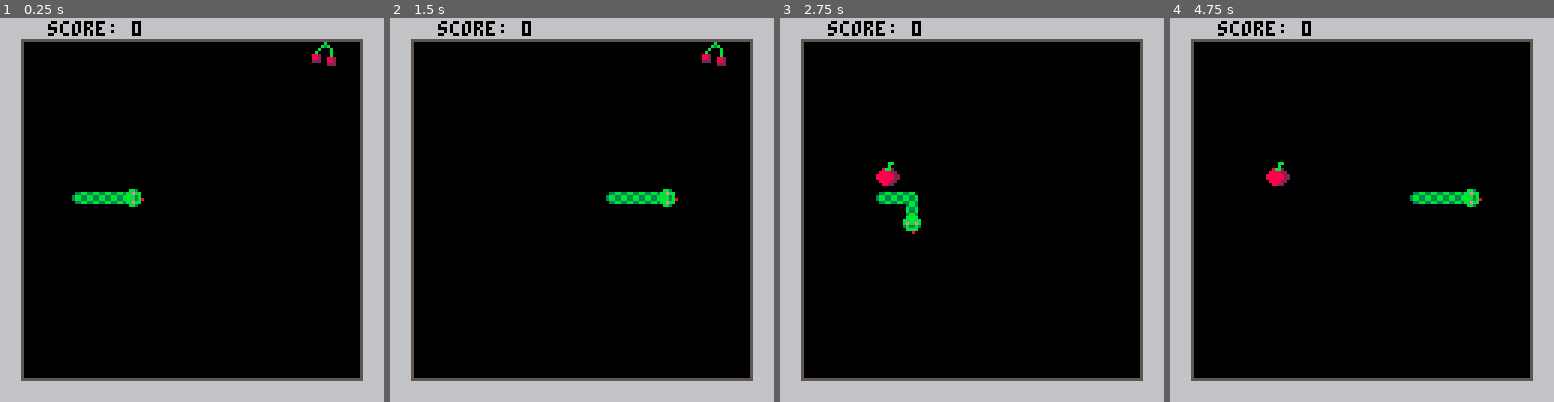
Above: before the commit, frames 1-4 (left to right).
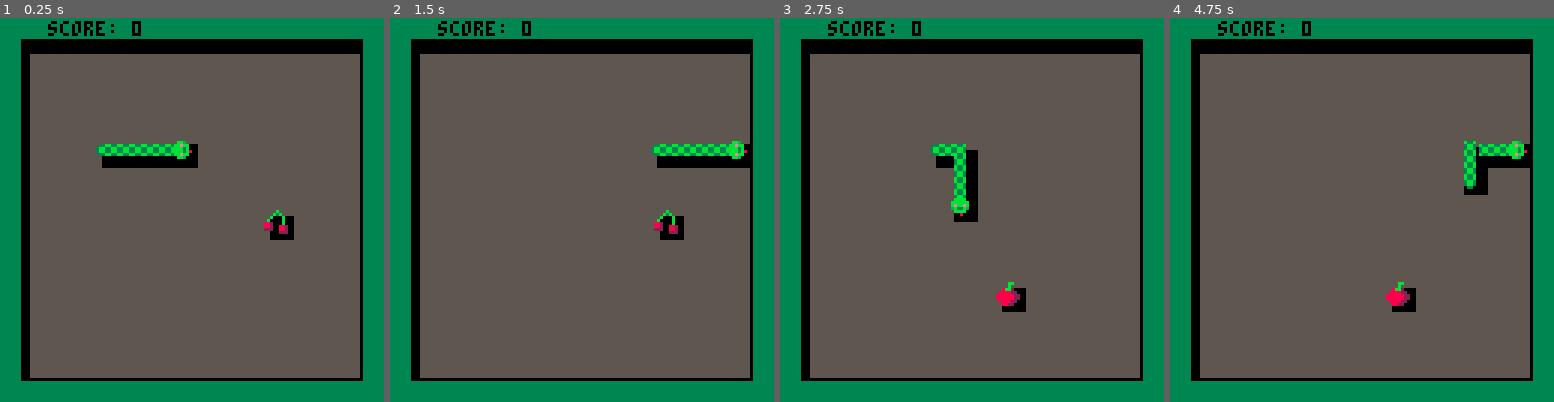
Above: after the commit, the same moments.

Repository: JoaoVicthor/haunted_snake-PICO-8
Game: PICO-8 cartridge haunted_snake.p8
The game is run twice, just before and just after one commit, with the same random seed, the same clock (stepped at 60 frames per second) and the same inputs.
Inputs:
- Up to frame 1 (0.25 s): no input
- Up to frame 2 (1.5 s): no input
- Up to frame 3 (2.75 s): hold Left 1.97-2.37 s; hold Down from 2.42 s (still down)
- Up to frame 4 (4.75 s): release Down at 2.82 s; hold Right 2.87-3.53 s; hold Up 3.58-4.08 s; hold Right 4.13-4.53 s; hold Down from 4.58 s (still down)

The runs differ from the first frame. In frame 1, 95% of the frame differs, in the area x 0-100%, y 0-100%; in frame 2, 95%; in frame 3, 95%; in frame 4, 95%.

Commit message:
Mostly rewritten from scratch. Finishes first level. Updates preview.

Diff:
--- a/haunted_snake.p8
+++ b/haunted_snake.p8
@@ -1,276 +1,405 @@
 pico-8 cartridge // http://www.pico-8.com
 version 41
 __lua__
---main loop
 function _init()
-  nodes = {}
-  c = {
-    score=0,
-    dir=➡️,
-    idir=➡️,
-    s=3,
-    x=4,
-    y=7,
-    fx=false,
-    fy=false,
-    state="walking",
-    frame=0,
-    fruit={x=0, y=0},
-    fps = 0
+    poke(0x5f2e,1)
+    pal(12, 139, 1)
+	  palt(0,false) -- black as opaque
+    palt(5,true) -- off-white as alpha
+    c = {
+      dir = ➡️,
+      idir = ➡️,
+      score = 0,
+      state = "walking",
+      frame = 0,
+      fruit = {x=0,y=0},
+      m = 4,
+      ghosts = {},
+      offset = 0,
+      df = 0,
+      df_max = 0
+    }
+
+    nodes = {}
+    local first_node =  create_node(5*8,5*8,6*8,5*8,false,false,3,0,➡️)
+    local second_node = create_node(4*8,5*8,5*8,5*8,false,false,2,0,➡️)
+    local third_node =  create_node(3*8,5*8,4*8,5*8,false,false,2,0,➡️)
+    local fourth_node = create_node(2*8,5*8,3*8,5*8,false,false,1,0,➡️)
+
+    add(nodes, first_node)
+    add(nodes, second_node)
+    add(nodes, third_node)
+    add(nodes, fourth_node)
+
+    c.fruit = create_fruit()
+    process_collision()
+
+    sfx(c.m)
+end
+
+function _update60()
+    input()
+    move_nodes()
+    handle_ghosts()
+    if nodes[1].x == nodes[1].dst_x and
+       nodes[1].y == nodes[1].dst_y then
+        --sfx(1)
+        set_dst()
+        animate_snake()
+        process_collision()
+        if c.score >= 7 then
+          sfx(4,-2)
+          if c.m != 0 and c.score > 10 then
+          	c.m = 0
+          	sfx(c.m)
+          end
+        end
+    end
+end
+
+function _draw()
+  cls(5)
+  if c.score > 20 then
+    screen_shake()
+  end
+  draw_shadow(c.fruit)
+  foreach(nodes,draw_shadow)
+  map(0,0)
+  if #c.ghosts != 0 then
+    for ghost in all(c.ghosts) do
+      draw_shadow(ghost, 1)
+      spr(ghost.s, ghost.x, ghost.y, 1, 1, rnd({false,true}))
+    end
+  end
+  spr(c.fruit.s, c.fruit.x, c.fruit.y)
+
+  for i=2,#nodes do
+    local sn = nodes[i].s + nodes[i].r + nodes[i].e
+    spr(sn, nodes[i].x, nodes[i].y, 1, 1, nodes[i].fx, nodes[i].fy)
+  end
+  spr(nodes[1].s + nodes[1].r + c.frame , nodes[1].x, nodes[1].y, 1, 1, nodes[1].fx, nodes[1].fy)
+  print_hud()
+  handle_dialogue()
+end
+
+function draw_shadow(obj,c)
+    local x1,x2,y1,y2
+    x1 = obj.x+2
+    x2 = obj.x+9
+    y1 = obj.y+2
+    y2 = obj.y+9
+    rectfill(x1,y1,x2,y2,c or 0)
+end
+
+function create_ghost()
+  local x,y = get_free_space()
+  local ghost = {
+    s = 25,
+    x = x,
+    y = y,
+    lifetime = 60 + flr(rnd(300))
   }
-  c.fruit = new_fruit()
-  add(nodes,new_node(2,7,1))
-  add(nodes,new_node(3,7,2))
-  add(nodes,new_node(4,7))
-end
-
-function _update()
-  input()
-  if c.fps < 5 then
-    c.fps += 1
+  c.offset=1
+  sfx(rnd({1,6}))
+  return ghost
+end
+
+function handle_ghosts()
+  local limit = flr((c.score - 10) / 5)
+  if #c.ghosts < limit then
+    odds = flr(rnd(100))
+    if odds >= 95 and nodes[1].x % 8 == 0 and nodes[1].y % 8 == 0 then
+      add(c.ghosts, create_ghost())
+    end
+  end
+  if #c.ghosts != 0 then
+    for ghost in all(c.ghosts) do
+      ghost.lifetime -= 1
+      if ghost.lifetime == 0 then
+        del(c.ghosts, ghost)
+      end
+    end
+  end
+end
+
+function create_fruit()
+  local x,y = get_free_space()
+  local fruit = {
+    s = 9 + flr(rnd(4)),
+    x = x,
+    y = y
+  }
+  return fruit
+end
+
+function create_node(x,y,dst_x,dst_y,fx,fy,s,r,dir)
+    local node = {
+        s = s or 1,
+        r = r or 0,
+        e = 0,
+        dst_e = 0,
+        x = x,
+        y = y,
+        fx = fx,
+        fy = fy,
+        dst_x = dst_x or nil,
+        dst_y = dst_y or nil,
+        dir = dir
+    }
+    return node
+end
+
+function move_nodes()
+  for i=1,#nodes do
+    if nodes[i].dst_x > nodes[i].x then
+      nodes[i].x += 1
+      nodes[i].r = 0
+      nodes[i].fx = false
+      nodes[i].fy = false
+    elseif nodes[i].dst_x < nodes[i].x then
+      nodes[i].x -= 1
+      nodes[i].r = 0
+      nodes[i].fx = true
+      nodes[i].fy = false
+    end
+    if nodes[i].dst_y > nodes[i].y then
+      nodes[i].y += 1
+      nodes[i].r = 16
+      nodes[i].fx = false
+      nodes[i].fy = true
+    elseif nodes[i].dst_y < nodes[i].y then
+      nodes[i].y -= 1
+      nodes[i].r = 16
+      nodes[i].fx = false
+      nodes[i].fy = false
+    end
+  end
+end
+
+function apply_dst ()
+  for i=1,#nodes - 1 do
+    nodes[i+1].dst_x = nodes[i].x
+    nodes[i+1].dst_y = nodes[i].y
+    nodes[i+1].dst_e = nodes[i].e
+
+    nodes[i].e = nodes[i].dst_e
+    nodes[i].dst_e = 0
+
+    nodes[i+1].dst_dir = nodes[i].dir
+    nodes[i].dir = nodes[i].dst_dir
+  end
+  nodes[#nodes].dir = nodes[#nodes].dst_dir
+end
+
+
+function set_dst()
+    if can_turn() then
+        c.dir = c.idir
+        nodes[1].dst_dir = c.dir
+    end
+    apply_dst()
+    if c.dir == ➡️ then
+      nodes[1].dst_x += 8
+    elseif c.dir == ⬅️ then
+      nodes[1].dst_x -= 8
+    elseif c.dir == ⬇️ then
+      nodes[1].dst_y += 8
+    elseif c.dir == ⬆️ then
+      nodes[1].dst_y -= 8
+    end
+    if check_collision(nodes[1].dst_x, nodes[1].dst_y) == "fruit" then
+      c.state = "eating"
+      nodes[1].dst_e = 32
+    end
+end
+
+
+function input()
+    if btnp(➡️) then
+      c.idir = ➡️
+    elseif btnp(⬅️) then
+      c.idir = ⬅️
+    elseif btnp(⬇️) then
+      c.idir = ⬇️
+    elseif btnp(⬆️) then
+      c.idir = ⬆️
+    end
+end
+
+function get_free_space()
+  while true do
+    x = (flr(rnd(15)) + 1) * 8
+    y = (flr(rnd(15)) + 1) * 8
+    if check_collision(x,y) == "nothing" and
+       nodes[1].dst_x != x and nodes[1].dst_y != y then
+      return x,y
+    end
+  end
+end
+
+function can_turn()
+    if c.dir == ➡️ or c.dir == ⬅️ then
+        if c.idir == ⬆️ or c.idir == ⬇️ then
+            return true
+        end
+    elseif c.dir == ⬆️ or c.dir == ⬇️ then
+        if c.idir == ➡️ or c.idir == ⬅️ then
+            return true
+        end
+    end
+    return false
+end
+
+function process_collision()
+  local col = check_collision(nodes[1].dst_x, nodes[1].dst_y)
+  if col == "wall" or col == "player" or col == "ghost" then
+    sfx(-1)
+    if (c.score >= 50) then
+      camera(0,0)
+      cls(0)
+      print("Stage 1 complete", 32, 64,7)
+      sleep(10)
+      extcmd("shutdown")
+    else
+      sfx(3)
+      sleep(2)
+      _init()
+    end
+  elseif col == "fruit" then
+    sfx(rnd({2,8}))
+    c.score += 1
+    c.fruit = create_fruit()
+    local new_node = create_node(nodes[#nodes].x ,nodes[#nodes].y, nodes[#nodes].x, nodes[#nodes].y, nodes[#nodes].fx, nodes[#nodes].fy, 1 , nodes[#nodes].r, nodes[#nodes].dir)
+    nodes[#nodes].s = 2
+    add(nodes,new_node)
+  end
+end
+
+function check_collision(x,y)
+  local val=mget(x/8, y/8)
+  if fget(val,1) then
+    return "wall"
+  elseif c.fruit.x == x and c.fruit.y == y then
+    return "fruit"
   else
-    move()
-    collision()
-    anim_snake()
-    c.fps = 0
-  end
-end
-
-function _draw()
-  cls()
-  map(0,0)
-  for node in all(nodes) do
-    spr(node.s, node.x, node.y, 1, 1, node.fx, node.fy)
-  end
-  spr(c.fruit.s, c.fruit.x, c.fruit.y, 1, 1)
-  print_hud()
-end
-
--->8
---class def
-function new_node(x,y,s)
-
-  return {
-    s = s or c.s + c.frame,
-    x = x*8,
-    y = y*8,
-    fx = c.fx,
-    fy = c.fy,
-    dir = c.dir,
-    life = #nodes + 1
-  }
-end
-
-function new_fruit()
-  local x,y = get_free_space()
-  return {
-    s = 9 + flr(rnd(4)),
-    x = x*8,
-    y = y*8
-  }
-end
-
-
-
--->8
---game logic
-
-function move()
-  eval_idir()
-  if c.dir == ➡️ then
-    if c.state == "walking" then
-      c.s = 3
-    elseif c.state == "eating" then
-      c.s = 4
-    end
-    c.fx = false
-    c.fy = false
-    c.x += 1
-  elseif c.dir == ⬅️ then
-    if c.state == "walking" then
-      c.s = 3
-    elseif c.state == "eating" then
-      c.s = 4
-    end
-    c.fx = true
-    c.fy = false
-    c.x -= 1
-  elseif c.dir == ⬇️ then
-    if c.state == "walking" then
-      c.s = 19
-    elseif c.state == "eating" then
-      c.s = 20
-    end
-    c.fx = false
-    c.fy = true
-    c.y += 1
-  elseif c.dir == ⬆️ then
-    if c.state == "walking" then
-      c.s = 19
-    elseif c.state == "eating" then
-      c.s = 20
-    end
-    c.fx = false
-    c.fy = false
-    c.y -= 1
-  end
-end
-
-function eval_idir()
-  if c.idir == ➡️ and c.dir != ⬅️ or
-  c.idir == ⬅️ and c.dir != ➡️ or
-  c.idir == ⬇️ and c.dir != ⬆️ or
-  c.idir == ⬆️ and c.dir != ⬇️ then
-    c.dir = c.idir
-  end
-end
-
-function input()
-  if btn(➡️) then
-    c.idir = ➡️
-  elseif btn(⬅️) then
-    c.idir = ⬅️
-  elseif btn(⬇️) then
-    c.idir = ⬇️
-  elseif btn(⬆️) then
-    c.idir = ⬆️
-  end
-end
-
-function collision()
-  obj = crashed(c.x,c.y)
-  if obj == "wall" or obj == "player" then
-    _init()
-  else
-    if obj == "fruit" then
-      eat()
-    end
-    update_nodes()
-  end
-end
-
-function eat()
-  c.score += 1
-  c.state = "eating"
-  c.fruit = new_fruit()
-  for node in all(nodes) do
-    node.life += 1
-  end
-  c.frame = 0
-end
-
-function update_nodes()
-  if c.dir != nodes[#nodes].dir then
-    nodes[#nodes].s = knee_s(nodes[#nodes].dir, c.dir)
-    nodes[#nodes].dir = c.dir
-  else
-    nodes[#nodes].s = spr_dir(2, c.dir)
-  end
-  nodes[#nodes].fx = c.fx
-  nodes[#nodes].fy = c.fy
-  for node in all(nodes) do
-    node.life -= 1
-  end
-  if nodes[1].life == 0 then
-    deli(nodes,1)
-  end
-  nodes[1].s = spr_dir(1,nodes[1].dir)
-  add(nodes,new_node(c.x,c.y))
-end
-
-function spr_dir(s, dir)
-  return s + 16 * dir_axis(dir)
-end
-
-function dir_axis(dir)
-  if dir == ⬅️ or dir == ➡️ then
-    return 0
-  else
-    return 1
-  end
-end
-
-function knee_s(dir_a, dir_b)
-  if dir_a == ➡️ and dir_b == ⬆️ or dir_a == ➡️ and dir_b == ⬇️ then
-    return 36
-  elseif dir_a == ⬇️ and dir_b == ⬅️ or dir_a == ⬇️ and dir_b == ➡️ then
-    return 35
-  elseif dir_a == ⬆️ and dir_b == ⬅️ or dir_a == ⬆️ and dir_b == ➡️ then
-    return 33
-  elseif dir_a == ⬅️ and dir_b == ⬆️ or dir_a == ⬅️ and dir_b == ⬇️ then
-    return 34
-  end
-end
-
-function anim_snake()
+    if #c.ghosts != 0 then
+      for ghost in all(c.ghosts) do
+        if ghost.x == x and ghost.y == y then
+          return "ghost"
+        end
+      end
+    end
+    for i=1,#nodes do
+      if nodes[i].x == x and nodes[i].y == y then
+        return "player"
+      end
+    end
+  end
+  return "nothing"
+end
+
+function animate_snake()
   if c.state == "walking" then
     if c.frame == 0 then
       c.frame = 1
-    elseif c.frame == 1 then
+    else
       c.frame = 0
     end
   elseif c.state == "eating" then
-    if c.frame == 3 then
+    if c.frame < 4 then
+      c.frame += 1
+    else
       c.state = "walking"
       c.frame = 0
-    else
-      c.frame += 1
-    end
-  end
-end
--->8
---helper functions
-
-function crashed(x, y)
-  val=mget(x, y)
-  if fget(val,1) then
-    return "wall"
-  else
-    x = x*8
-    y = y*8
-    --check player
-    for node in all(nodes) do
-      if x == node.x and y == node.y then
-        return "player"
-      end
-    end
-    if x == c.fruit.x and y == c.fruit.y then
-      return "fruit"
-    else
-      return "nothing"
-    end
-  end
-end
-
-function get_free_space()
-  while true do
-    local x = 1 + flr(rnd(14))
-    local y = 1 + flr(rnd(14))
-    is_free = crashed(x,y) == "nothing"
-    if is_free then
-      return x,y
-    end
-  end
-end
-
-function get_spr_prop()
-  local spr_prop = {}
-  if c.dir == ➡️ then
-    spr_prop.n = 3
-    spr_prop.fx = false
-    spr_prop.fy = false
-  elseif c.dir== ⬅️ then
-    spr_prop.n = 3
-    spr_prop.fx = true
-    spr_prop.fy = false
-  end
-end
--->8
---hud
+    end
+  end
+end
+
+function screen_shake()
+  local fade = 0.5 + c.score / 100
+  local offset_x=c.score/10-rnd(c.score / 10 * 2)
+  local offset_y=c.score/10-rnd(c.score / 10 * 2)
+
+  offset_x*=c.offset
+  offset_y*=c.offset
+
+  camera(offset_x,offset_y)
+
+  c.offset*=fade
+  if c.offset<0.05 then
+    c.offset=0
+  end
+end
+
 function print_hud()
   print("score: "..c.score,16,1,0)
 end
 
+function handle_dialogue()
+  if c.score > 48 then
+    write_dialogue("This is for you!")
+  elseif c.score > 46 then
+    write_dialogue("They might go away.")
+  elseif c.score > 43 then
+    write_dialogue("If I focus enough...")
+  elseif c.score > 40 then
+    write_dialogue("I just need to concentrate.")
+  elseif c.score > 37 then
+    write_dialogue("To fulfill her last wish.")
+  elseif c.score > 34 then
+    write_dialogue("I'll try no matter what...")
+  elseif c.score > 31 then
+    write_dialogue("I crave for closure.")
+  elseif c.score > 28 then
+    write_dialogue("I need to get through.")
+  elseif c.score > 26 then
+    write_dialogue("A dozen times even.")
+  elseif c.score > 24 then
+    write_dialogue("I'm sure I've been here before.")
+  elseif c.score > 22 then
+    write_dialogue("And it's always the same.")
+  elseif c.score > 20 then
+    write_dialogue("I've been chasing this for long.")
+  elseif c.score > 15 then
+    write_dialogue("Sometimes I wish this would end.")
+  elseif c.score > 11 then
+    write_dialogue("I feel different.")
+  elseif c.score > 7 then
+    write_dialogue("Yet, something's different.")
+  elseif c.score > 5 then
+    write_dialogue("I think I've been here before.")
+  else
+  end
+end
+
+function write_dialogue(text)
+  if text != nil then
+    if c.df_max != #text then
+      c.df_max = #text
+      c.df = 0
+    end
+    if c.df < c.df_max then
+      c.df += 1
+      sfx(7)
+    end
+    local print_text = sub(text, 1, c.df)
+
+    print(print_text,1, 8*15 + 2)
+  end
+end
+
+function sleep(s) for i=1,s*30 do flip() end end
+function limit(v,max) if (v < max) return v else return max end
+…(10 lines of a section not shown)…
 
 
 
@@ -458,22 +587,40 @@
 
 
 __gff__
-0006060404040404000101010100000000060604040404040002000000000000000600000000000000000000000000000000000000000000000000000000000002020200000000000000000000000000020002000000000000000000000000000202020000000000000000000000000000000000000000000000000000000000
+0000000000000000000000000000000000000000000000000000000000000000000000000000000000000000000000000000000000000000000000000000000002020200000000000000000000000000020002000000000000000000000000000202020000000000000000000000000000000000000000000000000000000000
 0000000000000000000000000000000000000000000000000000000000000000000000000000000000000000000000000000000000000000000000000000000000000000000000000000000000000000000000000000000000000000000000000000000000000000000000000000000000000000000000000000000000000000
 __map__
 4041414141414141414141414141414200000000000000000000000000000000000000000000000000000000000000000000000000000000000000000000000000000000000000000000000000000000000000000000000000000000000000000000000000000000000000000000000000000000000000000000000000000000
-5000000000000000000000000000005200000000000000000000000000000000000000000000000000000000000000000000000000000000000000000000000000000000000000000000000000000000000000000000000000000000000000000000000000000000000000000000000000000000000000000000000000000000
-5000000000000000000000000000005200000000000000000000000000000000000000000000000000000000000000000000000000000000000000000000000000000000000000000000000000000000000000000000000000000000000000000000000000000000000000000000000000000000000000000000000000000000
-5000000000000000000000000000005200000000000000000000000000000000000000000000000000000000000000000000000000000000000000000000000000000000000000000000000000000000000000000000000000000000000000000000000000000000000000000000000000000000000000000000000000000000
-5000000000000000000000000000005200000000000000000000000000000000000000000000000000000000000000000000000000000000000000000000000000000000000000000000000000000000000000000000000000000000000000000000000000000000000000000000000000000000000000000000000000000000
-5000000000000000000000000000005200000000000000000000000000000000000000000000000000000000000000000000000000000000000000000000000000000000000000000000000000000000000000000000000000000000000000000000000000000000000000000000000000000000000000000000000000000000
-5000000000000000000000000000005200000000000000000000000000000000000000000000000000000000000000000000000000000000000000000000000000000000000000000000000000000000000000000000000000000000000000000000000000000000000000000000000000000000000000000000000000000000
-5000000000000000000000000000005200000000000000000000000000000000000000000000000000000000000000000000000000000000000000000000000000000000000000000000000000000000000000000000000000000000000000000000000000000000000000000000000000000000000000000000000000000000
-5000000000000000000000000000005200000000000000000000000000000000000000000000000000000000000000000000000000000000000000000000000000000000000000000000000000000000000000000000000000000000000000000000000000000000000000000000000000000000000000000000000000000000
-5000000000000000000000000000005200000000000000000000000000000000000000000000000000000000000000000000000000000000000000000000000000000000000000000000000000000000000000000000000000000000000000000000000000000000000000000000000000000000000000000000000000000000
-5000000000000000000000000000005200000000000000000000000000000000000000000000000000000000000000000000000000000000000000000000000000000000000000000000000000000000000000000000000000000000000000000000000000000000000000000000000000000000000000000000000000000000
-5000000000000000000000000000005200000000000000000000000000000000000000000000000000000000000000000000000000000000000000000000000000000000000000000000000000000000000000000000000000000000000000000000000000000000000000000000000000000000000000000000000000000000
-5000000000000000000000000000005200000000000000000000000000000000000000000000000000000000000000000000000000000000000000000000000000000000000000000000000000000000000000000000000000000000000000000000000000000000000000000000000000000000000000000000000000000000
-5000000000000000000000000000005200000000000000000000000000000000000000000000000000000000000000000000000000000000000000000000000000000000000000000000000000000000000000000000000000000000000000000000000000000000000000000000000000000000000000000000000000000000
-5000000000000000000000000000005200000000000000000000000000000000000000000000000000000000000000000000000000000000000000000000000000000000000000000000000000000000000000000000000000000000000000000000000000000000000000000000000000000000000000000000000000000000
-6061616161616161616161616161616200000000000000000000000000000000000000000000000000000000000000000000000000000000000000000000000000000000000000000000000000000000000000000000000000000000000000000000000000000000000000000000000000000000000000000000000000000000
+5043444444444444444444444444445200000000000000000000000000000000000000000000000000000000000000000000000000000000000000000000000000000000000000000000000000000000000000000000000000000000000000000000000000000000000000000000000000000000000000000000000000000000
+5053515151515151515151515151515200000000000000000000000000000000000000000000000000000000000000000000000000000000000000000000000000000000000000000000000000000000000000000000000000000000000000000000000000000000000000000000000000000000000000000000000000000000
+5053515151515151515151515151515251515151515151515100000000000000000000000000000000000000000000000000000000000000000000000000000000000000000000000000000000000000000000000000000000000000000000000000000000000000000000000000000000000000000000000000000000000000
+5053515151515151515151515151515251515151515151515100000000000000000000000000000000000000000000000000000000000000000000000000000000000000000000000000000000000000000000000000000000000000000000000000000000000000000000000000000000000000000000000000000000000000
+5053515151515151515151515151515251515151515151515100000000000000000000000000000000000000000000000000000000000000000000000000000000000000000000000000000000000000000000000000000000000000000000000000000000000000000000000000000000000000000000000000000000000000
+5053515151515151515151515151515251515151515151515100000000000000000000000000000000000000000000000000000000000000000000000000000000000000000000000000000000000000000000000000000000000000000000000000000000000000000000000000000000000000000000000000000000000000
+5053515151515151515151515151515251515151515151515100000000000000000000000000000000000000000000000000000000000000000000000000000000000000000000000000000000000000000000000000000000000000000000000000000000000000000000000000000000000000000000000000000000000000
+5053515151515151515151515151515251515151515151515100000000000000000000000000000000000000000000000000000000000000000000000000000000000000000000000000000000000000000000000000000000000000000000000000000000000000000000000000000000000000000000000000000000000000
+5053515151515151515151515151515251515151515151515100000000000000000000000000000000000000000000000000000000000000000000000000000000000000000000000000000000000000000000000000000000000000000000000000000000000000000000000000000000000000000000000000000000000000
+5053515151515151515151515151515251515151515151515100000000000000000000000000000000000000000000000000000000000000000000000000000000000000000000000000000000000000000000000000000000000000000000000000000000000000000000000000000000000000000000000000000000000000
+5053515151515151515151515151515251515151515151515100000000000000000000000000000000000000000000000000000000000000000000000000000000000000000000000000000000000000000000000000000000000000000000000000000000000000000000000000000000000000000000000000000000000000
+5053515151515151515151515151515251515151515151515100000000000000000000000000000000000000000000000000000000000000000000000000000000000000000000000000000000000000000000000000000000000000000000000000000000000000000000000000000000000000000000000000000000000000
+5053515151515151515151515151515251515151515151515100000000000000000000000000000000000000000000000000000000000000000000000000000000000000000000000000000000000000000000000000000000000000000000000000000000000000000000000000000000000000000000000000000000000000
+5053515151515151515151515151515251515151515151515100000000000000000000000000000000000000000000000000000000000000000000000000000000000000000000000000000000000000000000000000000000000000000000000000000000000000000000000000000000000000000000000000000000000000
+6061616161616161616161616161616251515151515151515100000000000000000000000000000000000000000000000000000000000000000000000000000000000000000000000000000000000000000000000000000000000000000000000000000000000000000000000000000000000000000000000000000000000000
+5151515151515151515151515151515151515151515151515100000000000000000000000000000000000000000000000000000000000000000000000000000000000000000000000000000000000000000000000000000000000000000000000000000000000000000000000000000000000000000000000000000000000000
+5151515151515151515151515151515151515151515151515100000000000000000000000000000000000000000000000000000000000000000000000000000000000000000000000000000000000000000000000000000000000000000000000000000000000000000000000000000000000000000000000000000000000000
+5151515151515151515151515151515151515151515151515100000000000000000000000000000000000000000000000000000000000000000000000000000000000000000000000000000000000000000000000000000000000000000000000000000000000000000000000000000000000000000000000000000000000000
+5151515151515151515151515151515151515151515151515100000000000000000000000000000000000000000000000000000000000000000000000000000000000000000000000000000000000000000000000000000000000000000000000000000000000000000000000000000000000000000000000000000000000000
+…(14 lines of a section not shown)…
Not shown, changed: 72 lines of the sprite sheet (__gfx__) section of haunted_snake.p8
Not shown, changed: the thumbnail (__label__) section of haunted_snake.p8
Not shown, changed: the music (__music__) section of haunted_snake.p8
Not shown, changed: the sound effects (__sfx__) section of haunted_snake.p8
Not shown, changed: preview/haunted_snake.gif
